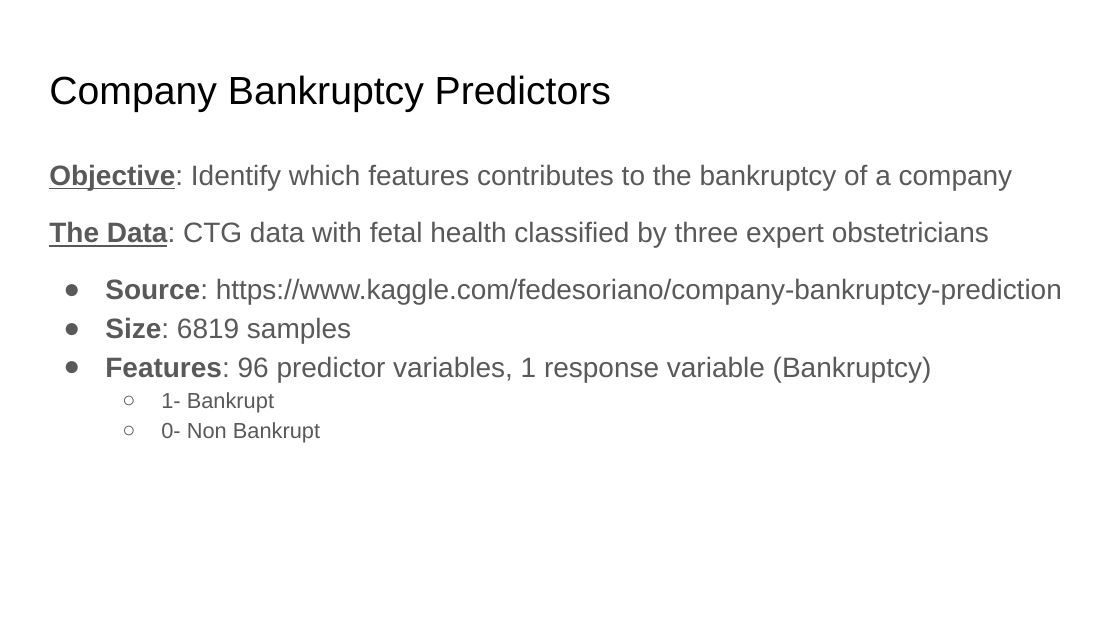
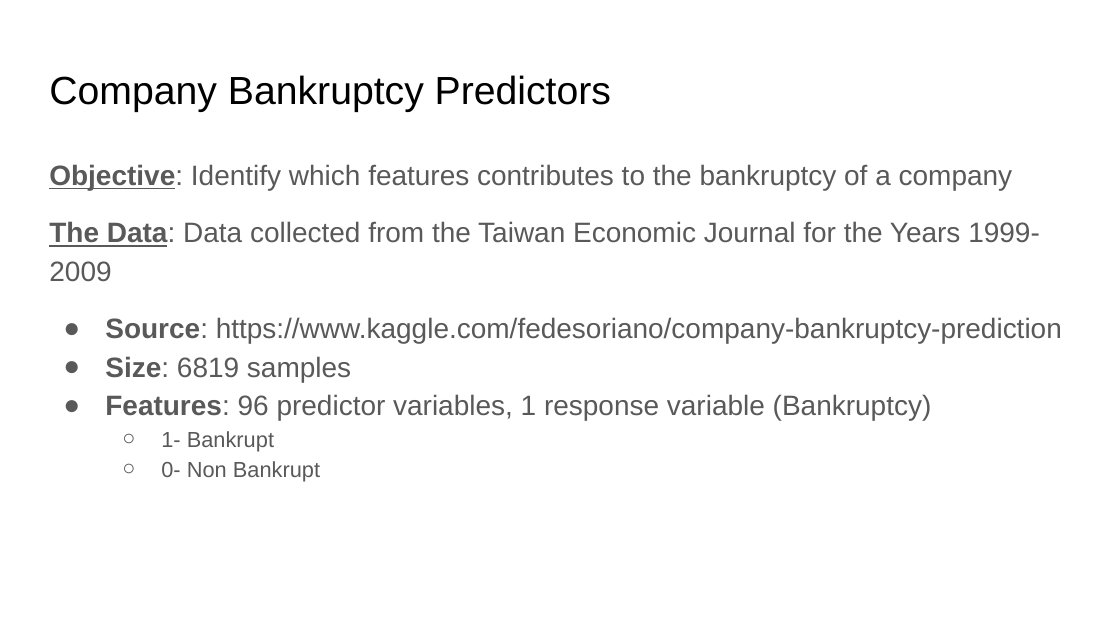
Before and after one commit to Sizzlo/Data-698, a slide deck: slide 2 of Data 698 Final Project Presentation.pptx. Drawn at 1120x630 pixels with LibreOffice and Linux fonts; fonts in the diff are those of the drawing. Boxes give left, top, right and bottom in pixels: in the first picture for what was removed or moved away, otherwise in the second. Text is boxed around its words. In the diff, an @@ line names an element or a change of style, - is before the commit and + after.

```diff
--- a/Data 698 Final Project Presentation.pptx
+++ b/Data 698 Final Project Presentation.pptx
@@ text at <box>49,221,1040,282</box>: text changed @@
-The Data: CTG data with fetal health classified by three expert obstetricians
+The Data: Data collected from the Taiwan Economic Journal for the Years 1999-2009
```
Also in this commit, not shown: 5 other slides changed.
